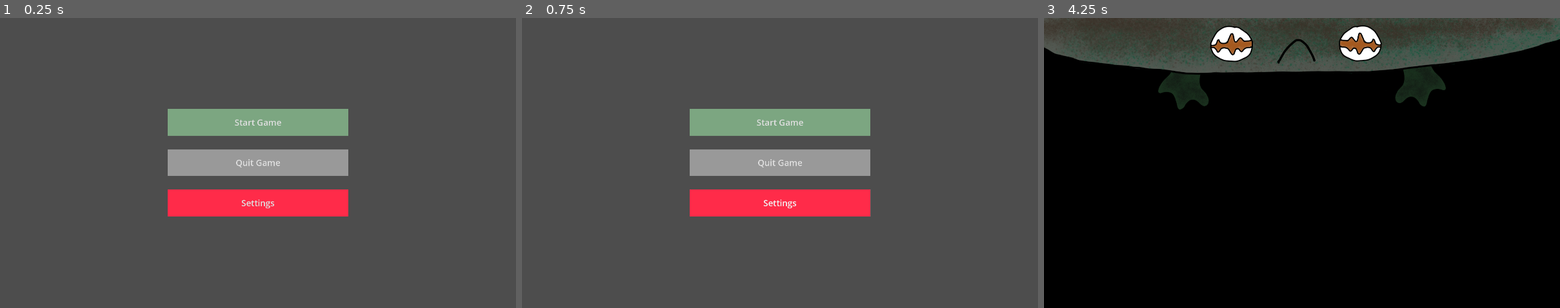
Above: before the commit, frames 1-3 (left to right).
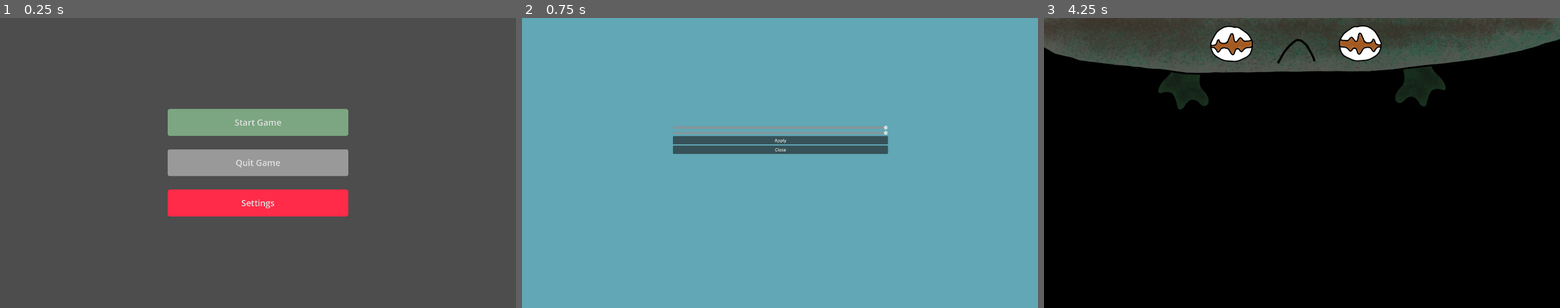
Above: after the commit, the same moments.

Repository: Lake-Eerie/mini_jam_152
Game: Godot game, scene res://scenes/main_menu.tscn
The game is run twice, just before and just after one commit, with the same random seed, the same clock (stepped at 60 frames per second) and the same inputs. The engine's default icon, where the game draws it, is replaced by a stand-in: a white triangle on a blue panel in a dark square.
Inputs (mouse positions are in pixels of both pictures, inside the frame that each line leads up to):
- Up to frame 1 (0.25 s): no input
- Up to frame 2 (0.75 s): click "Settings" at 0.5 s
- Up to frame 3 (4.25 s): click (1302, 139) at 1.25 s, where only the run after the commit has a clickable "Apply"; click "Start Game" at 2 s; click "Start Game" at 2.75 s; tap Enter at 3.5 s; hold Right (MoveRight) from 3.53 s (still down); hold Z (Throw) from 3.53 s (still down)

The runs differ from the first frame. In frame 1, less than 0.1% of the frame differs, in the area x 32-68%, y 31-69%; in frame 2, 98%, in the area x 0-100%, y 0-100%; in frame 3, nothing differs.

Commit message:
settings menu

Diff:
--- a/scenes/audio_controller.gd
+++ b/scenes/audio_controller.gd
@@ -1,5 +1,4 @@
 extends Node2D
-
 
 func _ready():
 	$FrogEntrance.connect("finished", Callable(self, "_on_CutsceneAudio_finished"))
--- a/scenes/main.tscn
+++ b/scenes/main.tscn
@@ -8,6 +8,7 @@
 [ext_resource type="AudioStream" uid="uid://14wir8en1j86" path="res://audio/gameplay.mp3" id="5_m0mmr"]
 [ext_resource type="Script" path="res://scenes/audio_controller.gd" id="6_ywv0b"]
 [ext_resource type="AudioStream" uid="uid://vfuwndetcxp8" path="res://audio/frog_entrance.mp3" id="7_7bqap"]
+[ext_resource type="PackedScene" uid="uid://bevt6yi3b6474" path="res://scenes/main_menu.tscn" id="9_4hbmd"]
 
 [sub_resource type="Animation" id="Animation_kxcef"]
 resource_name = "fadeOut"
@@ -30,41 +31,50 @@
 "fadeOut": SubResource("Animation_kxcef")
 }
 
-[node name="Main" type="Node2D"]
+[node name="Main" type="Control"]
+layout_mode = 3
+anchors_preset = 0
+offset_right = 40.0
+offset_bottom = 40.0
+
+[node name="Game" type="Node2D" parent="."]
 script = ExtResource("1_lhhsf")
 
-[node name="hero" parent="." instance=ExtResource("1_ym41u")]
+[node name="hero" parent="Game" instance=ExtResource("1_ym41u")]
 visible = false
 position = Vector2(917, 540)
 
-[node name="SpearSfx" type="AudioStreamPlayer" parent="hero"]
+[node name="SpearSfx" type="AudioStreamPlayer" parent="Game/hero"]
 stream = ExtResource("5_fon55")
 
-[node name="Froggie" parent="." instance=ExtResource("2_fx3r4")]
+[node name="Froggie" parent="Game" instance=ExtResource("2_fx3r4")]
 position = Vector2(943, -1)
 
-[node name="Pickup" parent="." instance=ExtResource("3_dg5l2")]
+[node name="Pickup" parent="Game" instance=ExtResource("3_dg5l2")]
 position = Vector2(1504, 852)
 
-[node name="Music" type="Node2D" parent="."]
+[node name="Music" type="Node2D" parent="Game"]
 script = ExtResource("6_ywv0b")
 
-[node name="FrogEntrance" type="AudioStreamPlayer" parent="Music"]
+[node name="FrogEntrance" type="AudioStreamPlayer" parent="Game/Music"]
 stream = ExtResource("7_7bqap")
 autoplay = true
 
-[node name="GameplayMusic_1" type="AudioStreamPlayer" parent="Music"]
+[node name="GameplayMusic_1" type="AudioStreamPlayer" parent="Game/Music"]
 stream = ExtResource("5_m0mmr")
 
-[node name="Cutscene" type="ColorRect" parent="."]
+[node name="Cutscene" type="ColorRect" parent="Game"]
 offset_right = 1940.0
 offset_bottom = 1101.0
 size_flags_horizontal = 3
 size_flags_vertical = 3
 color = Color(0, 0, 0, 1)
 
-[node name="FadeScreen" type="AnimationPlayer" parent="Cutscene"]
+[node name="FadeScreen" type="AnimationPlayer" parent="Game/Cutscene"]
 root_node = NodePath("../..")
 libraries = {
 "": SubResource("AnimationLibrary_0so1d")
 }
+
+[node name="MainMenu" parent="." instance=ExtResource("9_4hbmd")]
+layout_mode = 1
--- a/scenes/main_menu.tscn
+++ b/scenes/main_menu.tscn
@@ -1,15 +1,48 @@
-[gd_scene load_steps=6 format=3 uid="uid://bevt6yi3b6474"]
+[gd_scene load_steps=9 format=3 uid="uid://bevt6yi3b6474"]
 
 [ext_resource type="Script" path="res://scripts/menu.gd" id="1_77vwu"]
 [ext_resource type="AudioStream" uid="uid://hctqfdfw02y8" path="res://audio/title_screen.mp3" id="2_tyu88"]
 
 [sub_resource type="StyleBoxFlat" id="StyleBoxFlat_d70ca"]
 bg_color = Color(0.486275, 0.65098, 0.505882, 1)
+corner_radius_top_left = 8
+corner_radius_top_right = 8
+corner_radius_bottom_right = 8
+corner_radius_bottom_left = 8
+
+[sub_resource type="StyleBoxFlat" id="StyleBoxFlat_gcyw0"]
+bg_color = Color(0.168627, 0.486275, 0.333333, 1)
+corner_radius_top_left = 8
+corner_radius_top_right = 8
+corner_radius_bottom_right = 8
+corner_radius_bottom_left = 8
 
 [sub_resource type="StyleBoxFlat" id="StyleBoxFlat_y37xn"]
+corner_radius_top_left = 8
+corner_radius_top_right = 8
+corner_radius_bottom_right = 8
+corner_radius_bottom_left = 8
+
+[sub_resource type="StyleBoxFlat" id="StyleBoxFlat_5h32a"]
+bg_color = Color(0.756863, 0.756863, 0.756863, 1)
+corner_radius_top_left = 8
+corner_radius_top_right = 8
+corner_radius_bottom_right = 8
+corner_radius_bottom_left = 8
 
 [sub_resource type="StyleBoxFlat" id="StyleBoxFlat_5an78"]
 bg_color = Color(1, 0.168627, 0.286275, 1)
+corner_radius_top_left = 8
+corner_radius_top_right = 8
+corner_radius_bottom_right = 8
+corner_radius_bottom_left = 8
+
+[sub_resource type="StyleBoxFlat" id="StyleBoxFlat_oo22j"]
+bg_color = Color(0.580392, 0, 0.129412, 1)
+corner_radius_top_left = 8
+corner_radius_top_right = 8
+corner_radius_bottom_right = 8
+corner_radius_bottom_left = 8
 
 [node name="MainMenu" type="Control"]
 layout_mode = 3
@@ -18,6 +51,7 @@
 anchor_bottom = 1.0
 grow_horizontal = 2
 grow_vertical = 2
+mouse_filter = 1
 script = ExtResource("1_77vwu")
 
 [node name="ButtonsContainer" type="VBoxContainer" parent="."]
@@ -41,19 +75,21 @@
 clip_contents = true
 custom_minimum_size = Vector2(0, 100)
 layout_mode = 2
+focus_mode = 0
 theme_override_font_sizes/font_size = 32
 theme_override_styles/normal = SubResource("StyleBoxFlat_d70ca")
 theme_override_styles/hover = SubResource("StyleBoxFlat_d70ca")
-theme_override_styles/pressed = SubResource("StyleBoxFlat_d70ca")
+theme_override_styles/pressed = SubResource("StyleBoxFlat_gcyw0")
 text = "Start Game"
 
 [node name="QuitButton" type="Button" parent="ButtonsContainer"]
 custom_minimum_size = Vector2(0, 100)
 layout_mode = 2
+focus_mode = 0
 theme_override_font_sizes/font_size = 32
 theme_override_styles/normal = SubResource("StyleBoxFlat_y37xn")
 theme_override_styles/hover = SubResource("StyleBoxFlat_y37xn")
-theme_override_styles/pressed = SubResource("StyleBoxFlat_y37xn")
+theme_override_styles/pressed = SubResource("StyleBoxFlat_5h32a")
 text = "Quit Game
 "
 
@@ -61,10 +97,11 @@
 clip_contents = true
 custom_minimum_size = Vector2(0, 100)
 layout_mode = 2
+focus_mode = 0
 theme_override_font_sizes/font_size = 32
 theme_override_styles/normal = SubResource("StyleBoxFlat_5an78")
 theme_override_styles/hover = SubResource("StyleBoxFlat_5an78")
-theme_override_styles/pressed = SubResource("StyleBoxFlat_5an78")
+theme_override_styles/pressed = SubResource("StyleBoxFlat_oo22j")
 text = "Settings"
 
 [node name="MainMenuMusic" type="AudioStreamPlayer" parent="."]
--- /dev/null
+++ b/scenes/settings.tscn
@@ -0,0 +1,43 @@
+[gd_scene load_steps=3 format=3 uid="uid://dbo8dh7uxbiiw"]
+
+[ext_resource type="Script" path="res://scripts/settings_menu.gd" id="1_vj1cl"]
+
+[sub_resource type="StyleBoxFlat" id="StyleBoxFlat_72pbt"]
+bg_color = Color(0.380392, 0.654902, 0.709804, 1)
+
+[node name="SettingsMenu" type="Panel"]
+z_index = 10
+offset_right = 1924.0
+offset_bottom = 1083.0
+size_flags_horizontal = 3
+size_flags_vertical = 3
+mouse_filter = 1
+theme_override_styles/panel = SubResource("StyleBoxFlat_72pbt")
+script = ExtResource("1_vj1cl")
+
+[node name="VBoxContainer" type="VBoxContainer" parent="."]
+custom_minimum_size = Vector2(800, 800)
+layout_mode = 1
+anchors_preset = 5
+anchor_left = 0.5
+anchor_right = 0.5
+offset_left = -400.0
+offset_top = 400.0
+offset_right = 400.0
+offset_bottom = 1200.0
+grow_horizontal = 2
+
+[node name="SoundVolumeSlider" type="HSlider" parent="VBoxContainer"]
+layout_mode = 2
+tooltip_text = "Hey?"
+
+[node name="MusicVolumeSlider" type="HSlider" parent="VBoxContainer"]
+layout_mode = 2
+
+[node name="ApplyButton" type="Button" parent="VBoxContainer"]
+layout_mode = 2
+text = "Apply"
+
+[node name="CloseButton" type="Button" parent="VBoxContainer"]
+layout_mode = 2
+text = "Close"
--- a/scripts/manager.gd
+++ b/scripts/manager.gd
@@ -22,7 +22,6 @@
 	elif frogRemaining <= 0:
 		lose_time()
 
-
 func best_win():
 	pass
 
--- a/scripts/menu.gd
+++ b/scripts/menu.gd
@@ -1,6 +1,7 @@
 extends Control
 
-var scene = preload("res://scenes/main.tscn")
+var game_scene = preload("res://scenes/main.tscn")
+var settings_scene = preload("res://scenes/settings.tscn")
 
 var fade_out_started = false
 var fade_out_time = 2.0 # Duration of the fade in seconds
@@ -18,7 +19,9 @@
 	start_fade_out()
 
 func _on_SettingsButton_pressed():
-	print("Settings Button Pressed")
+	var settings = settings_scene.instantiate()
+	get_parent().add_child(settings)
+	settings.add_to_group("settings")
 
 func _on_QuitButton_pressed():
 	get_tree().quit()
@@ -32,8 +35,8 @@
 		var progress = fade_out_timer / fade_out_time
 		$MainMenuMusic.volume_db = lerp(start_volume_db, target_volume_db, progress)
 
-		# finished audio fade
+		# Finished audio fade
 		if progress >= 1.0:
 			fade_out_started = false
 			$MainMenuMusic.stop()
-			get_tree().change_scene_to_packed(scene)
+			get_tree().change_scene_to_packed(game_scene)
--- /dev/null
+++ b/scripts/settings_menu.gd
@@ -0,0 +1,63 @@
+extends Control
+
+var config = ConfigFile.new()
+var config_path = "user://settings.cfg"
+
+var temp_sound_volume = 100
+var temp_music_volume = 100
+
+func _ready():
+	load_settings()
+	connect("visibility_changed", Callable(self, "_on_SettingsMenu_visibility_changed"))
+
+	$VBoxContainer/SoundVolumeSlider.connect("value_changed", Callable(self, "_on_SoundVolumeSlider_value_changed"))
+	$VBoxContainer/MusicVolumeSlider.connect("value_changed", Callable(self, "_on_MusicVolumeSlider_value_changed"))
+	$VBoxContainer/ApplyButton.connect("pressed", Callable(self, "_on_ApplyButton_pressed"))
+	$VBoxContainer/CloseButton.connect("pressed", Callable(self, "_on_CloseButton_pressed"))
+
+func load_settings():
+	var error = config.load(config_path)
+
+	if error == ERR_FILE_NOT_FOUND:
+		print("Settings file does not exist. Creating with default settings.")
+		config.set_value("audio", "sound_volume", 100)
+		config.set_value("audio", "music_volume", 100)
+		save_settings()
+	elif error != OK:
+		print("An error occurred while loading the settings:", error)
+		# Default value if settings can't be loaded
+		temp_sound_volume = 100
+		temp_music_volume = 100
+	else:
+		# Load settings or use default values if the settings don't exist
+		print("Loaded volume setting")
+		temp_sound_volume = config.get_value("audio", "sound_volume", 100)
+		temp_music_volume = config.get_value("audio", "music_volume", 100)
+
+	$VBoxContainer/SoundVolumeSlider.value = temp_sound_volume
+	$VBoxContainer/MusicVolumeSlider.value = temp_music_volume
+
+func _on_SettingsMenu_visibility_changed():
+	if visible:
+		load_settings()
+
+func save_settings():
+	var error = config.save(config_path)
+	if error != OK:
+		print("An error occurred while saving the settings:", error)
+
+func _on_SoundVolumeSlider_value_changed(value):
+	temp_sound_volume = value
+
+func _on_MusicVolumeSlider_value_changed(value):
+	temp_music_volume = value
+
+func _on_ApplyButton_pressed():
+	config.set_value("audio", "sound_volume", temp_sound_volume)
+	config.set_value("audio", "music_volume", temp_music_volume)
+	save_settings()
+	visible = false
+	# TODO: Apply these settings to the game. This involves creating 2 audio buses for sound/music
+
+func _on_CloseButton_pressed():
+	visible = false
Not shown: 1 places in scenes/main.tscn that only renumber resources
Not shown, added: scenes/set4F64.tmp
